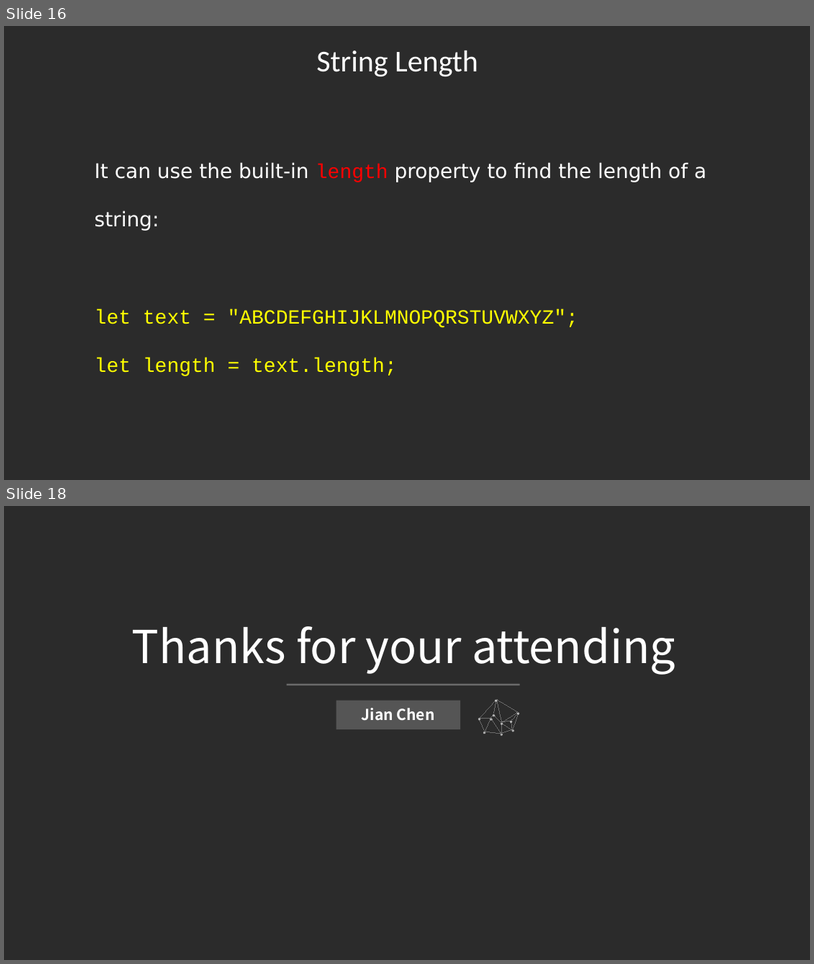
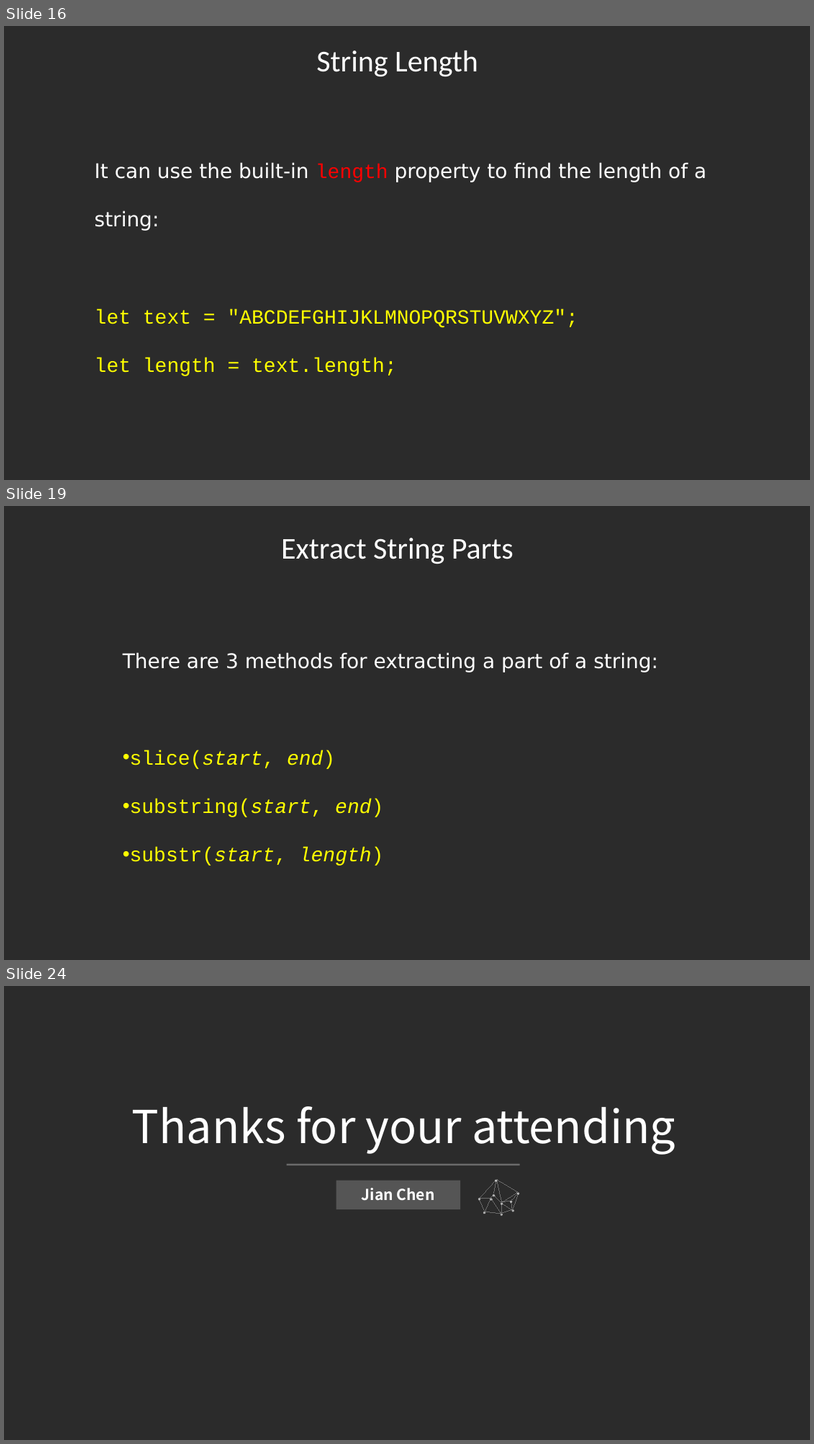
Before and after one commit to jianchentech/WebCamp, a slide deck: WebLecture/Lecture13-Javascript4.pptx. Shown one above the other, each under a label of ours: slides 16 and 18 before the commit, slides 16, 19 and 24 after it; the slides between them are not shown. The pictures are 814x964 and 814x1444 pixels, drawn with LibreOffice and Linux fonts; fonts in the diff are those of the drawing; background and template pictures are left out; a plain dark background stands for a picture behind light text. Boxes give left, top, right and bottom in pixels: in the first picture for what was removed or moved away, otherwise in the second. Text is boxed around its words. In the diff, an @@ line names an element or a change of style, - is before the commit and + after.

```diff
--- a/WebLecture/Lecture13-Javascript4.pptx
+++ b/WebLecture/Lecture13-Javascript4.pptx
@@ slide 19 added at box(4, 506, 810, 960), background picture (left out) @@
@@ text added at box(281, 538, 514, 564), 36 pt, text #FFFFFF @@
+Extract String Parts
@@ text added at box(123, 652, 658, 865), 24 pt, text #FFFF00 @@
+There are 3 methods for extracting a part of a string:
+• slice(start, end)
+• substring(start, end)
+• substr(start, length)
@@ what was slide 18 is now slide 24 @@
```
Also in this commit, not shown: 6 other slides added, 1 slide removed.
